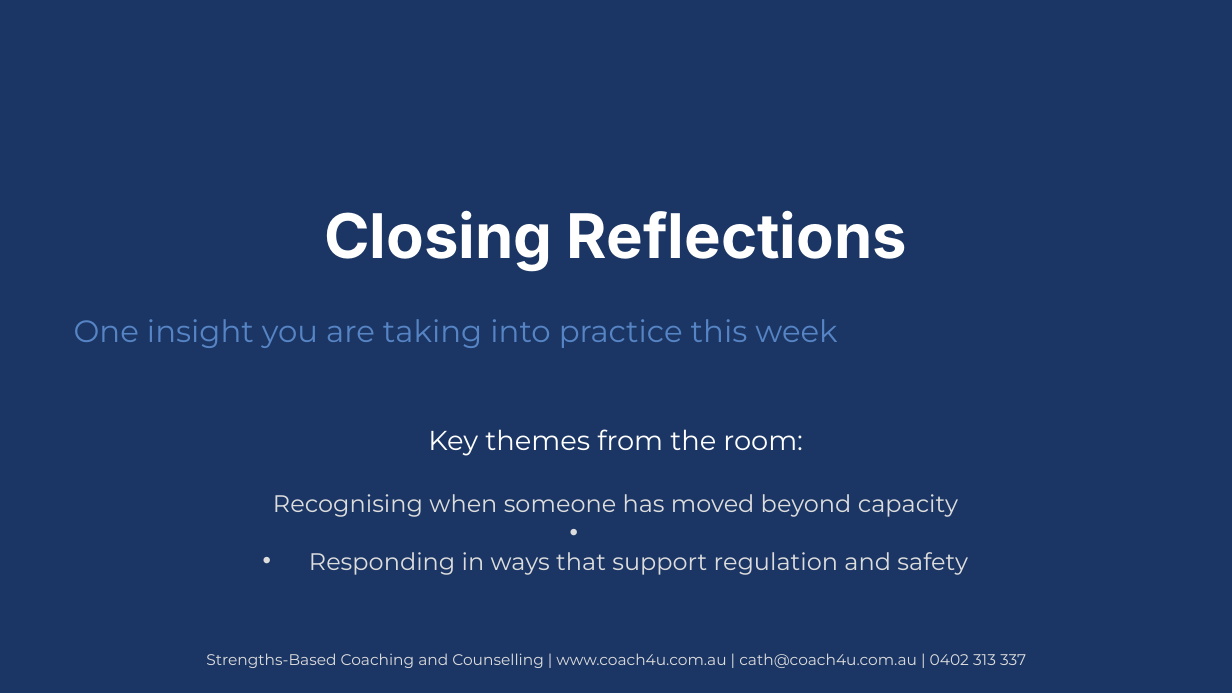
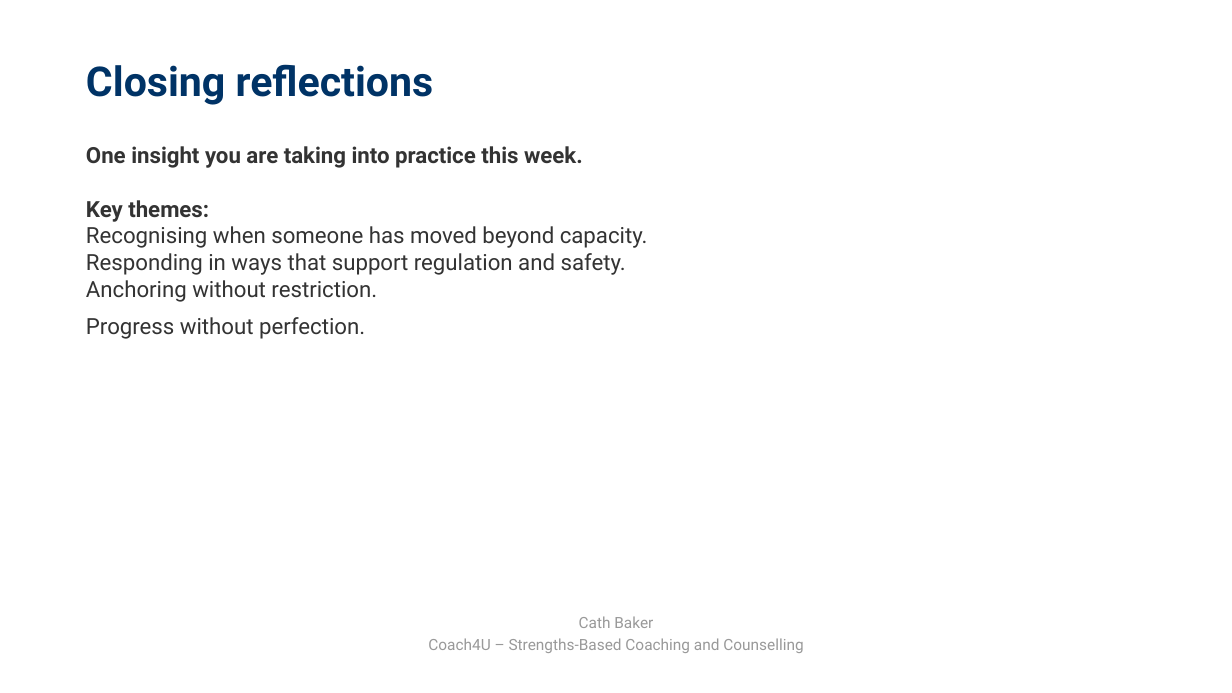
Before and after one commit to cathcoach4u/Internal-Resources-Training, a slide deck: slide 10 of docs/assets/files/presentations/Capacity_Overwhelm_MHPN_Session.pptx. Drawn at 1232x693 pixels with LibreOffice and Linux fonts; fonts in the diff are those of the drawing. Boxes give left, top, right and bottom in pixels: in the first picture for what was removed or moved away, otherwise in the second. Text is boxed around its words. In the diff, an @@ line names an element or a change of style, - is before the commit and + after.

```diff
--- a/docs/assets/files/presentations/Capacity_Overwhelm_MHPN_Session.pptx
+++ b/docs/assets/files/presentations/Capacity_Overwhelm_MHPN_Session.pptx
@@ background #1B3664 to #FFFFFF @@
@@ text at box(86, 64, 434, 105): text changed; size 36 to 24 pt; font Inter to Roboto; text colour #FFFFFF to #003366 @@
-Closing Reflections
+Closing reflections
@@ text "One insight you are taking ..." at box(86, 146, 648, 339): vertical alignment middle to top @@
@@ text at box(86, 146, 648, 339): text changed; size 14 to 13 pt; font Montserrat to Roboto; text colour #DDDDDD to #333333 @@
-One insight you are taking into practice this week
-Key themes from the room:
-• Recognising when someone has moved beyond capacity
-• Responding in ways that support regulation and safety
+One insight you are taking into practice this week.
+Key themes:
+Recognising when someone has moved beyond capacity.
+Responding in ways that support regulation and safety.
+Anchoring without restriction.
+Progress without perfection.
@@ text at box(428, 616, 803, 653): text changed; font Montserrat to Roboto; text colour #DDDDDD to #999999 @@
-Strengths-Based Coaching and Counselling | www.coach4u.com.au | cath@coach4u.com.au | 0402 313 337
+Cath Baker
+Coach4U – Strengths-Based Coaching and Counselling
```
Also in this commit, not shown: 6 other slides changed, 3 slides added, 3 slides removed.
